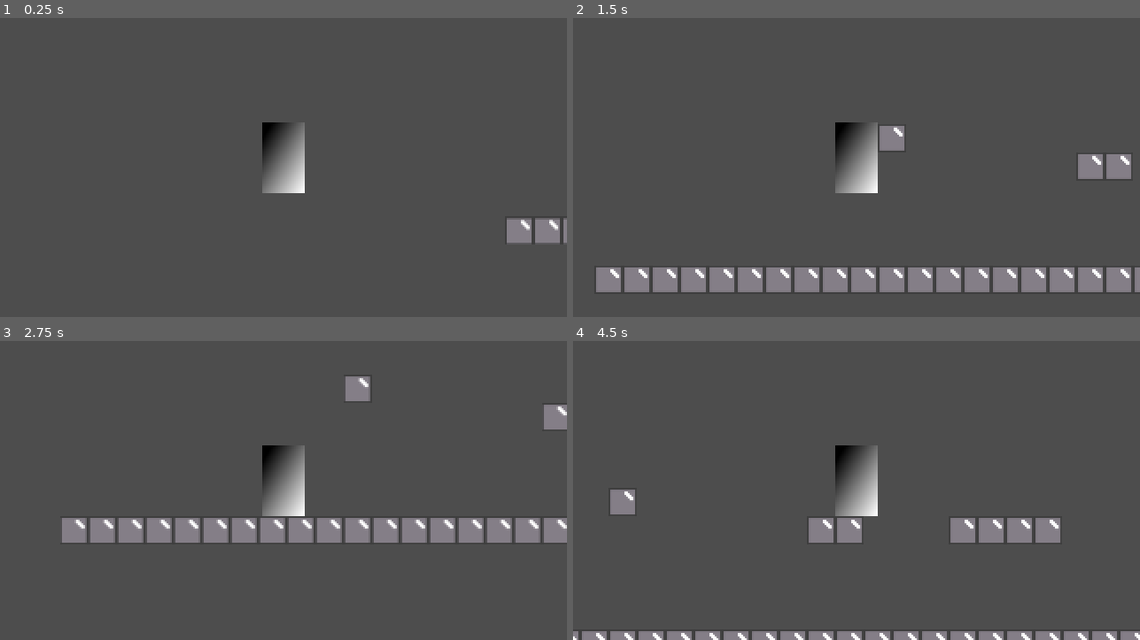
Above: before the commit, frames 1-4 (two rows, left to right).
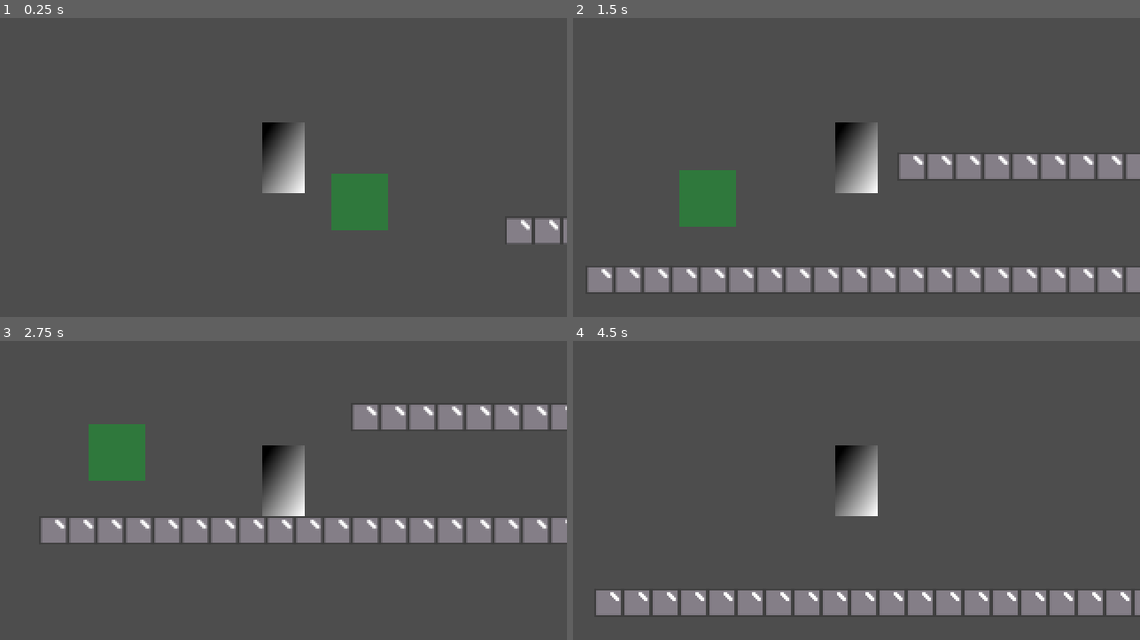
Above: after the commit, the same moments.

Repository: Burning-Cactus/MVM28-Symbiote
Game: Godot game, scene res://main.tscn
Same seed, same stepped clock (60 frames per second), same inputs: the game is played once before the commit and once after it.
Inputs:
- Up to frame 1 (0.25 s): no input
- Up to frame 2 (1.5 s): tap Enter (ui_accept) at 0.5, 0.6 s; hold D (move_right) from 0.53 s (still down); tap Space (jump) at 0.77 s; tap Shift (run) at 1.35 s
- Up to frame 3 (2.75 s): tap Space (jump) at 1.52 s; tap Enter (ui_accept) at 1.55, 2.1 s; release D (move_right) at 2.03 s; hold A (move_left) from 2.03 s (still down)
- Up to frame 4 (4.5 s): release A (move_left) at 2.78 s; hold D (move_right) 2.78-4.28 s; tap Enter (ui_accept) at 2.85, 3.8, 4.35 s; tap Space (jump) at 3.02, 3.77 s; hold Shift (run) 3.53-4.28 s; hold A (move_left) from 4.28 s (still down)

The runs differ from the first frame. In frame 1, 1.9% of the frame differs, in the area x 58-69%, y 52-72%; in frame 2, 8.0%; in frame 3, 7.9%; in frame 4, 12%, in the area x 0-100%, y 49-100%.

Commit message:
Hurt boxes now use signals to make them more reusable.

Diff:
--- a/hurt_box.gd
+++ b/hurt_box.gd
@@ -1,11 +1,7 @@
 class_name HurtBox
 extends Area2D
 
-var parent: Node2D
-
-func _ready():
-	assert(get_parent().has_method("hurt"))
-	parent = get_parent()
+signal hurt(damage: float)
 
 func take_damage(damage: float):
-	parent.hurt(damage)
+	hurt.emit(damage)
--- a/player/player.gd
+++ b/player/player.gd
@@ -25,7 +25,7 @@
 	move_and_slide()
 
 
-func hurt(damage: float) -> void:
+func _on_hurt(damage: float) -> void:
 	health -= damage
 	print(health)
 	if health <= 0.0:
--- a/player/player.tscn
+++ b/player/player.tscn
@@ -32,8 +32,9 @@
 collision_layer = 8
 collision_mask = 0
 script = ExtResource("2_rkbax")
-metadata/_custom_type_script = "uid://q877468r564w"
 
 [node name="CollisionShape2D" type="CollisionShape2D" parent="Hurtbox"]
 shape = SubResource("RectangleShape2D_oul6g")
 debug_color = Color(0.579339, 0.550721, 0.110295, 0.42)
+
+[connection signal="hurt" from="Hurtbox" to="." method="_on_hurt"]
--- a/room/scenes/test_room_1.tscn
+++ b/room/scenes/test_room_1.tscn
@@ -1,7 +1,8 @@
-[gd_scene load_steps=7 format=4 uid="uid://c0qnvdtjf63i0"]
+[gd_scene load_steps=8 format=4 uid="uid://c0qnvdtjf63i0"]
 
 [ext_resource type="Script" uid="uid://dia4c0i6nby0a" path="res://room/room.gd" id="1_ksy4o"]
 [ext_resource type="Texture2D" uid="uid://xdf8xuqhqbjq" path="res://resources/placeholder.png" id="2_2y5by"]
+[ext_resource type="PackedScene" uid="uid://bdphc7i586bet" path="res://enemies/mobs/slime/slime.tscn" id="3_s03en"]
 
 [sub_resource type="TileSetAtlasSource" id="TileSetAtlasSource_gy3sr"]
 texture = ExtResource("2_2y5by")
@@ -39,6 +40,9 @@
 tile_map_data = PackedByteArray("AAABAAoAAAAAAAAAAAACAAoAAAAAAAAAAAADAAoAAAAAAAAAAAAEAAoAAAAAAAAAAAAFAAoAAAAAAAAAAAAGAA …(1216 unchanged characters)…
 tile_set = SubResource("TileSet_t34gm")
 
+[node name="slime" parent="." instance=ExtResource("3_s03en")]
+position = Vector2(114, 59)
+
 [node name="CameraShifter" type="Area2D" parent="."]
 position = Vector2(629, 116)
 collision_layer = 0
--- a/world.gd
+++ b/world.gd
@@ -4,5 +4,6 @@
 	RoomManager.world = self
 
 func _process(delta: float) -> void:
-	if Input.is_action_just_pressed("ui_accept"):
-		RoomManager.switch_room(RoomManager.test_2)
+	pass
+	# if Input.is_action_just_pressed("ui_accept"):
+	# 	RoomManager.switch_room(RoomManager.test_2)
